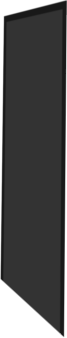
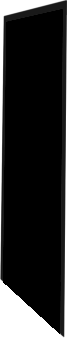
Layer changes from the first 67×338 image to the second:
added layer "Pasted Layer copy" above "Pasted Layer" over (0, 0, 67, 338)
